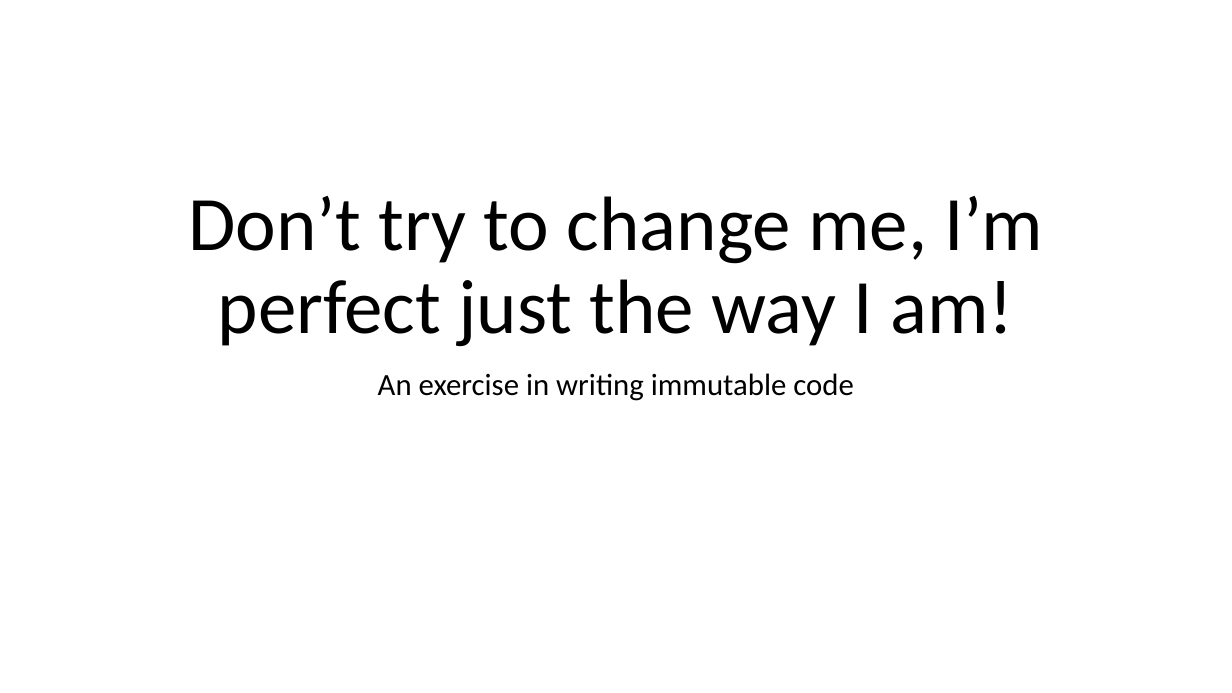
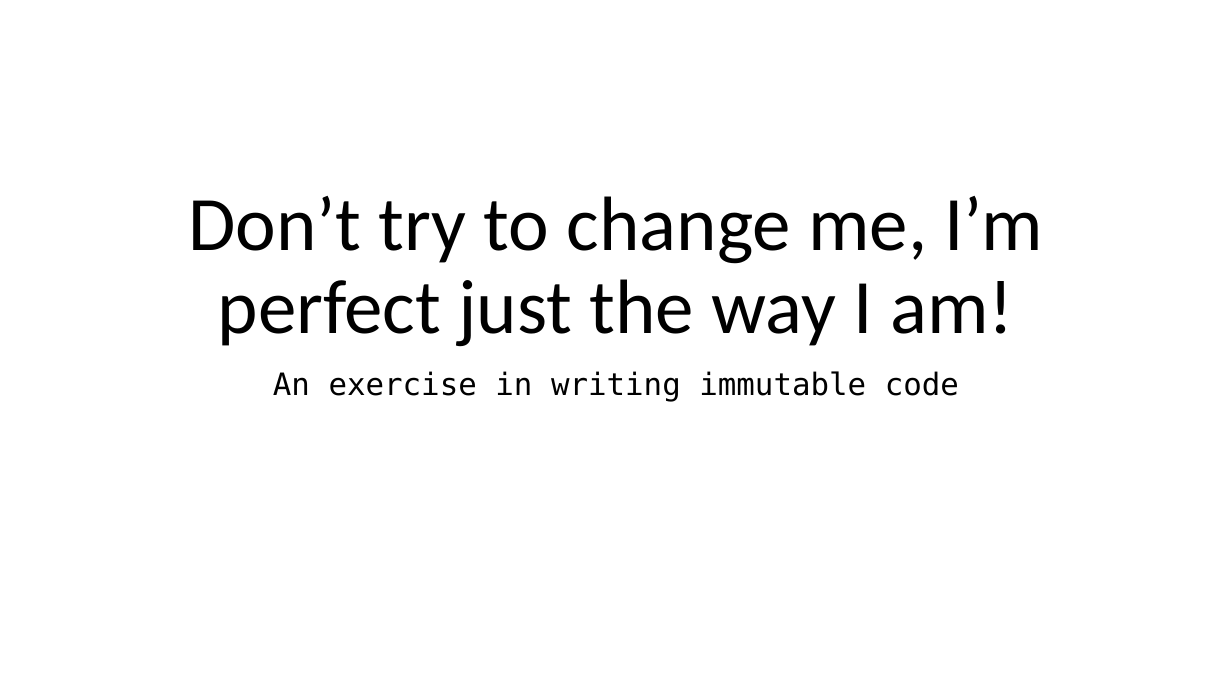
Before and after one commit to relentless/ImmutabilityDojo, a slide deck: slide 1 of Immutability Dojo.pptx. Drawn at 1232x693 pixels with LibreOffice and Linux fonts; fonts in the diff are those of the drawing. Boxes give left, top, right and bottom in pixels: in the first picture for what was removed or moved away, otherwise in the second. Text is boxed around its words. In the diff, an @@ line names an element or a change of style, - is before the commit and + after.

```diff
--- a/Immutability Dojo.pptx
+++ b/Immutability Dojo.pptx
@@ subtitle "An exercise in writing immutable ..." at (273, 371, 959, 402): font Calibri to DejaVu Sans Mono @@
```
Also in this commit, not shown: 3 other slides changed, 5 slides added, 1 other file.
